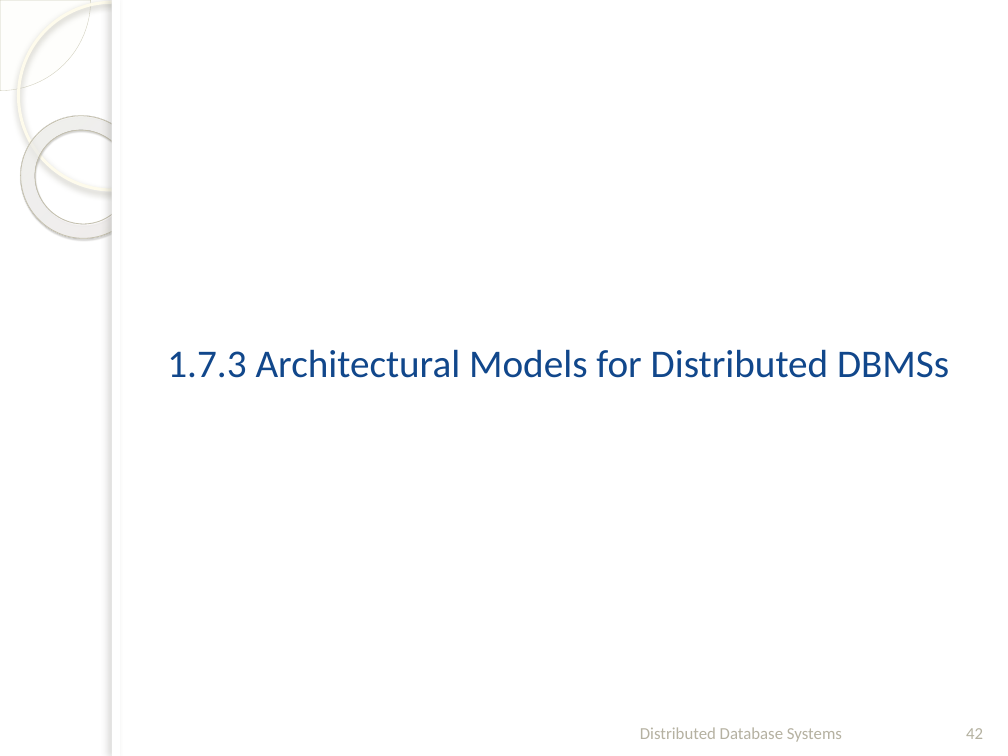
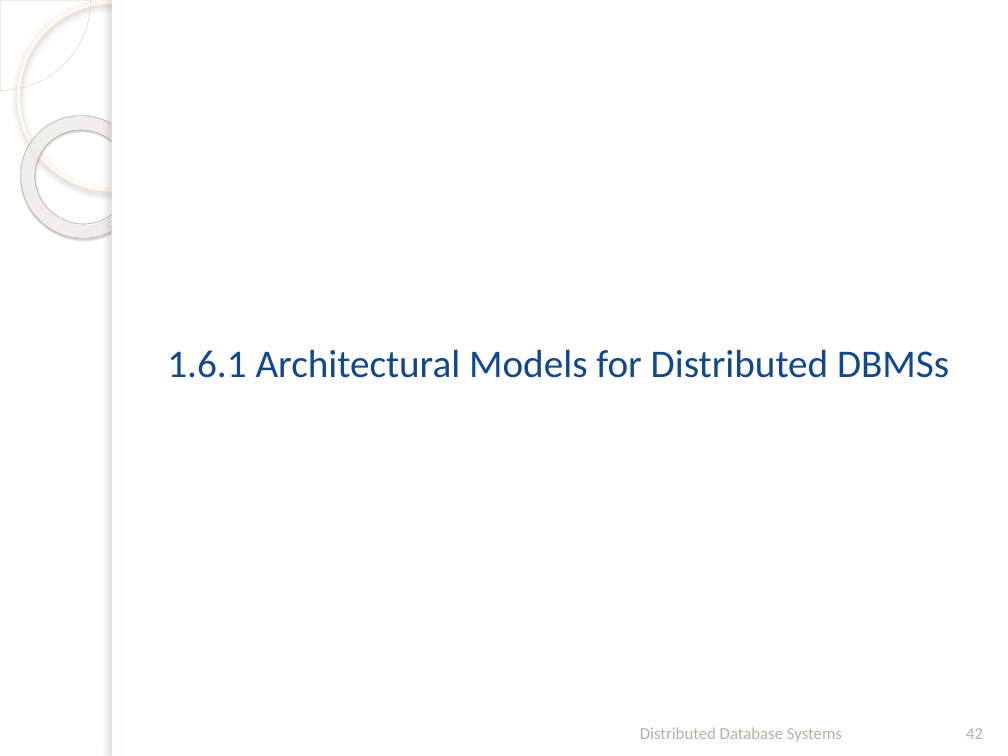
Before and after one commit to fanju1984/ddb, a slide deck: slide 42 of Fall_2020/Slides/01-Introduction.pptx. Drawn at 1008x756 pixels with LibreOffice and Linux fonts; fonts in the diff are those of the drawing; background and template pictures are left out. Boxes give left, top, right and bottom in pixels: in the first picture for what was removed or moved away, otherwise in the second. Text is boxed around its words. In the diff, an @@ line names an element or a change of style, - is before the commit and + after.

```diff
--- a/Fall_2020/Slides/01-Introduction.pptx
+++ b/Fall_2020/Slides/01-Introduction.pptx
@@ title at (x1=167, y1=349, x2=949, y2=378): text changed @@
-1.7.3 Architectural Models for Distributed DBMSs
+1.6.1 Architectural Models for Distributed DBMSs
```
Also in this commit, not shown: 13 other slides changed, 9 slides added, 7 slides removed, 7 other files.
